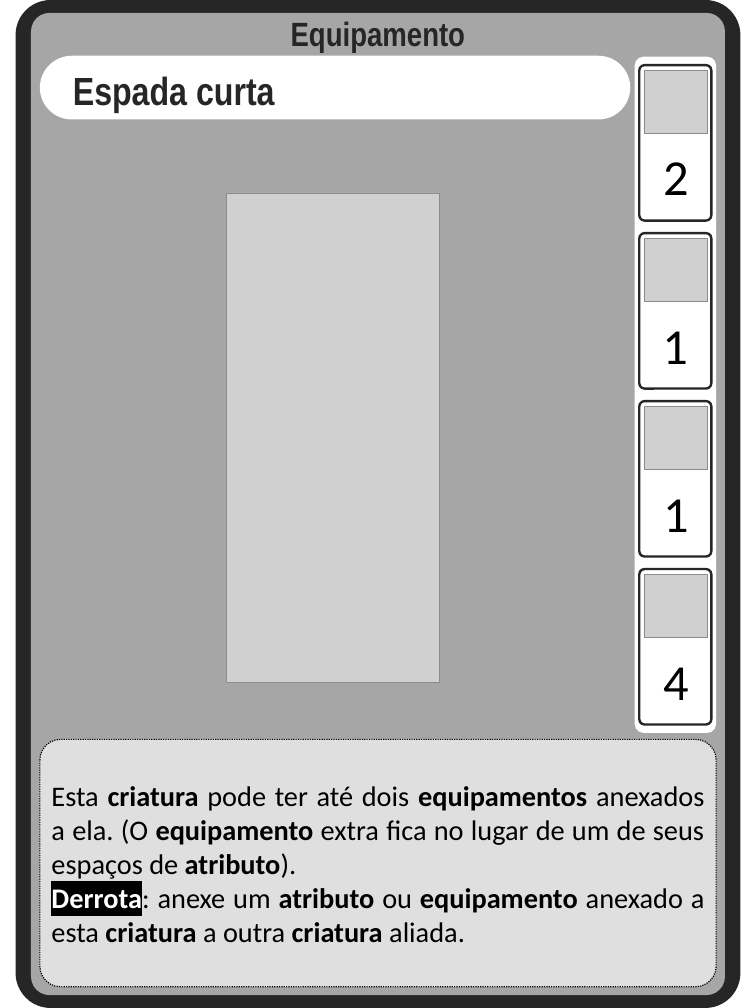
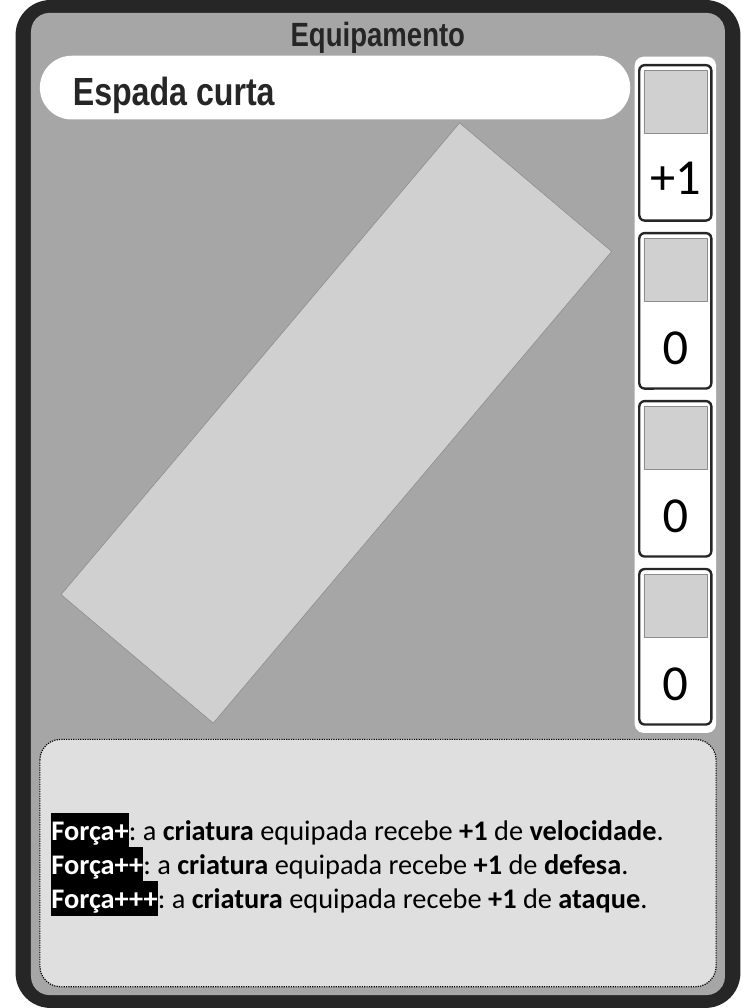
Before and after one commit to Aleyxom/Minimalist-Card-Game, a slide deck: slide 8 of slides tipos cartas/criaturas.pptx. Drawn at 756x1008 pixels with LibreOffice and Linux fonts; fonts in the diff are those of the drawing; grey boxes stand for pictures. Boxes give left, top, right and bottom in pixels: in the first picture for what was removed or moved away, otherwise in the second. Text is boxed around its words. In the diff, an @@ line names an element or a change of style, - is before the commit and + after.

Commit message:
criando algumas cartas de equipamento

```diff
--- a/slides tipos cartas/criaturas.pptx
+++ b/slides tipos cartas/criaturas.pptx
@@ picture added at (61,123,612,723) @@
@@ text at (650,161,701,194): text changed @@
-1
++1
@@ text removed at (663,162,689,195) @@
-2
@@ picture removed at (226,193,440,682) @@
@@ text added at (663,331,689,365), 64 pt, text #000000 @@
+0
@@ text at (663,499,689,533): text changed @@
-1
+0
@@ text at (662,667,688,701): text changed @@
-4
+0
@@ text in rounded rectangle at (51,816,664,915): text changed; bold on @@
-Esta criatura pode ter até dois equipamentos anexados a ela. (O equipamento extra fica no lugar de um de seus espaços de atributo).
-Derrota: anexe um atributo ou equipamento anexado a esta criatura a outra criatura aliada.
+Força+: a criatura equipada recebe +1 de velocidade.
+Força++: a criatura equipada recebe +1 de defesa.
+Força+++: a criatura equipada recebe +1 de ataque.
```
Also in this commit, not shown: 3 other slides changed, 2 slides added, 4 other files.
